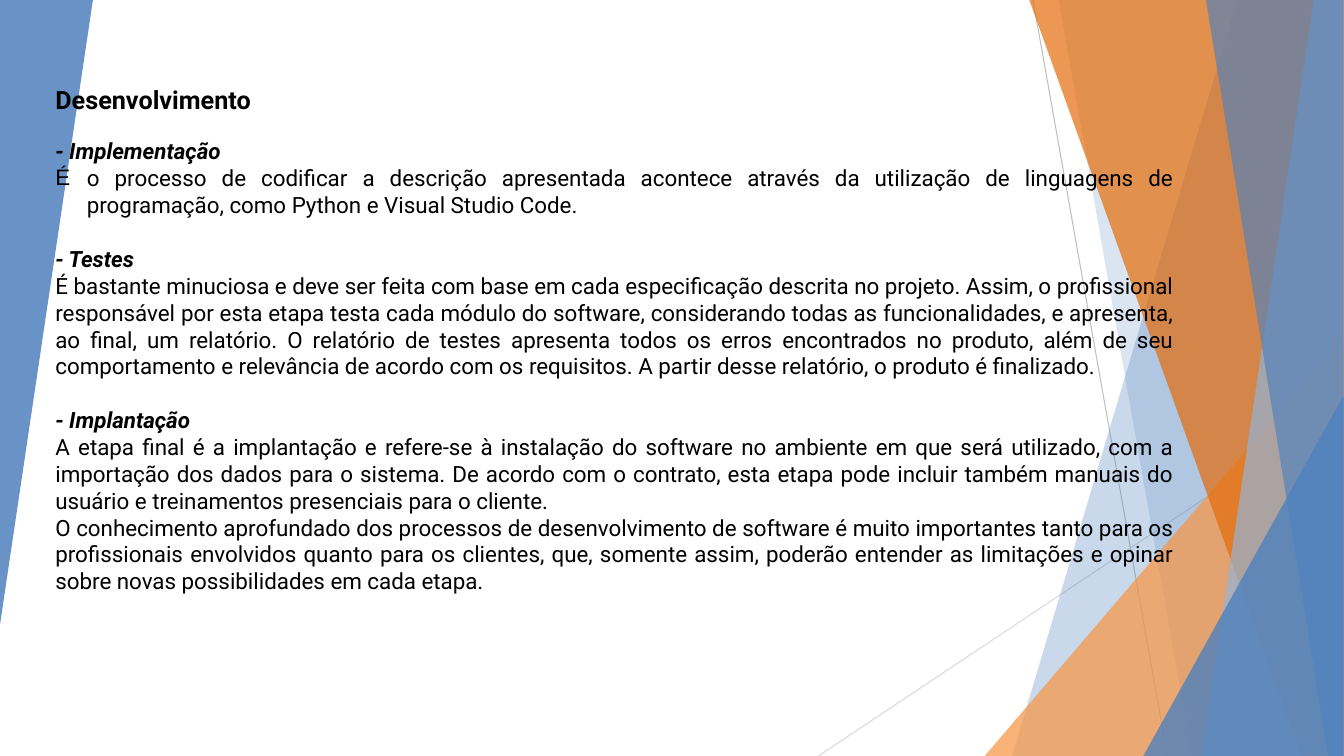
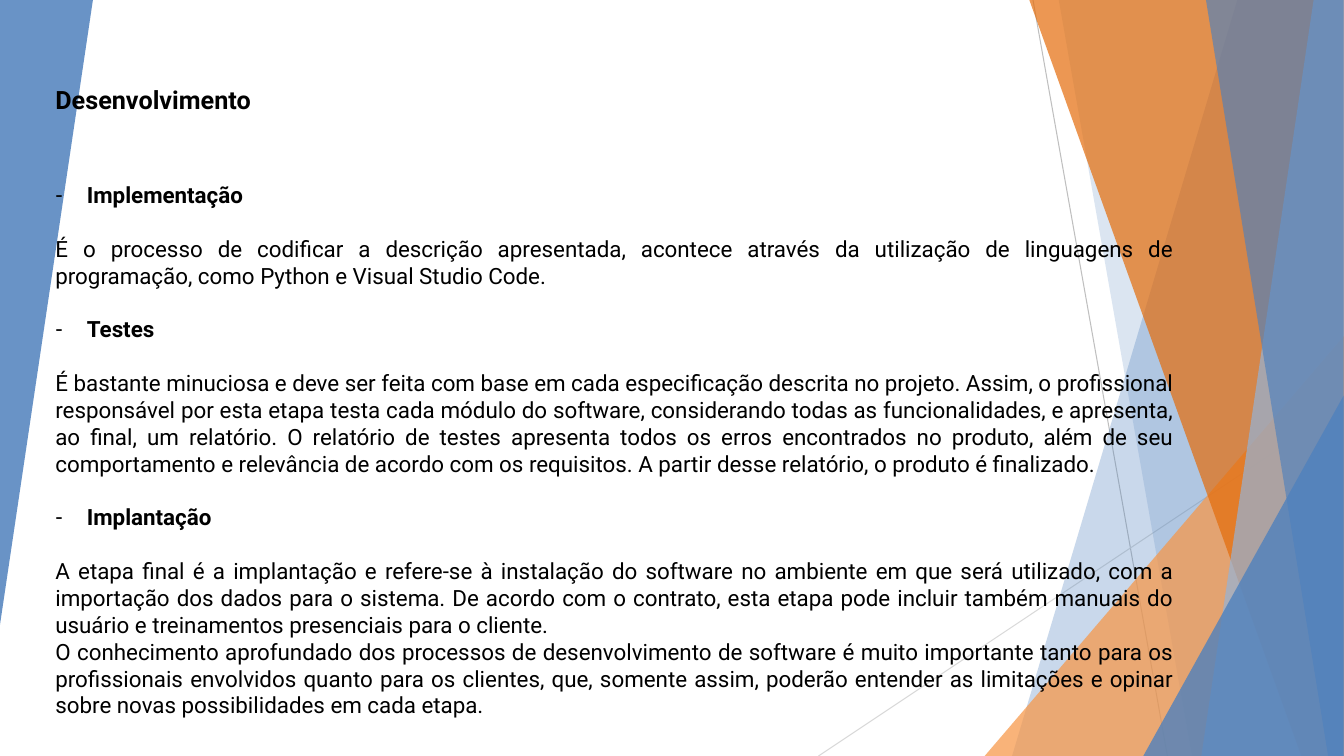
Before and after one commit to almird863/projeto-sistemas-final-reservas, a slide deck: slide 7 of documentos/PROJETO INTEGRADOR.pptx. Drawn at 1344x756 pixels with LibreOffice and Linux fonts; fonts in the diff are those of the drawing. Boxes give left, top, right and bottom in pixels: in the first picture for what was removed or moved away, otherwise in the second. Text is boxed around its words. In the diff, an @@ line names an element or a change of style, - is before the commit and + after.

```diff
--- a/documentos/PROJETO INTEGRADOR.pptx
+++ b/documentos/PROJETO INTEGRADOR.pptx
@@ text at [55, 186, 1172, 338]: text changed @@
-- Implementação
-É o processo de codificar a descrição apresentada acontece através da utilização de linguagens de programação, como Python e Visual Studio Code.
-- Testes
+– Implementação
+É o processo de codificar a descrição apresentada, acontece através da utilização de linguagens de programação, como Python e Visual Studio Code.
+– Testes
@@ text at [87, 508, 212, 530]: text changed; italic off @@
-- Implantação
+– Implantação
@@ text at [55, 639, 1173, 718]: text changed @@
-O conhecimento aprofundado dos processos de desenvolvimento de software é muito importantes tanto para os profissionais envolvidos quanto para os clientes, que, somente assim, poderão entender as limitações e opinar sobre novas possibilidades em cada etapa.
+O conhecimento aprofundado dos processos de desenvolvimento de software é muito importante tanto para os profissionais envolvidos quanto para os clientes, que, somente assim, poderão entender as limitações e opinar sobre novas possibilidades em cada etapa.
```
Also in this commit, not shown: 6 other slides changed, 1 slide added, 1 slide removed, 1 other file.
